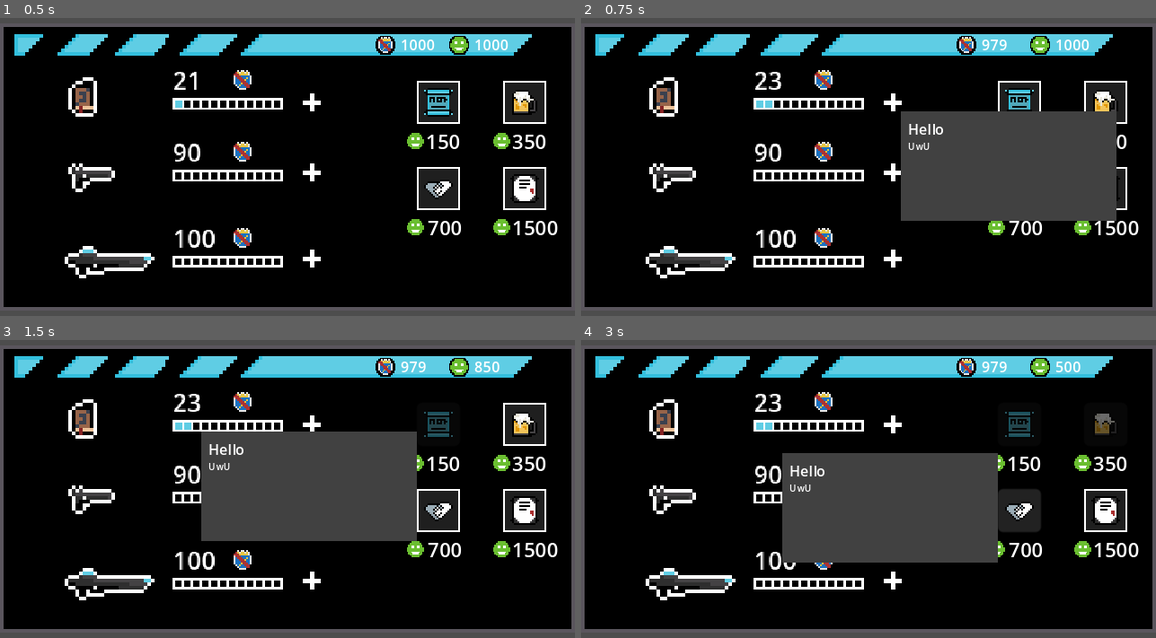
Above: before the commit, frames 1-4 (two rows, left to right).
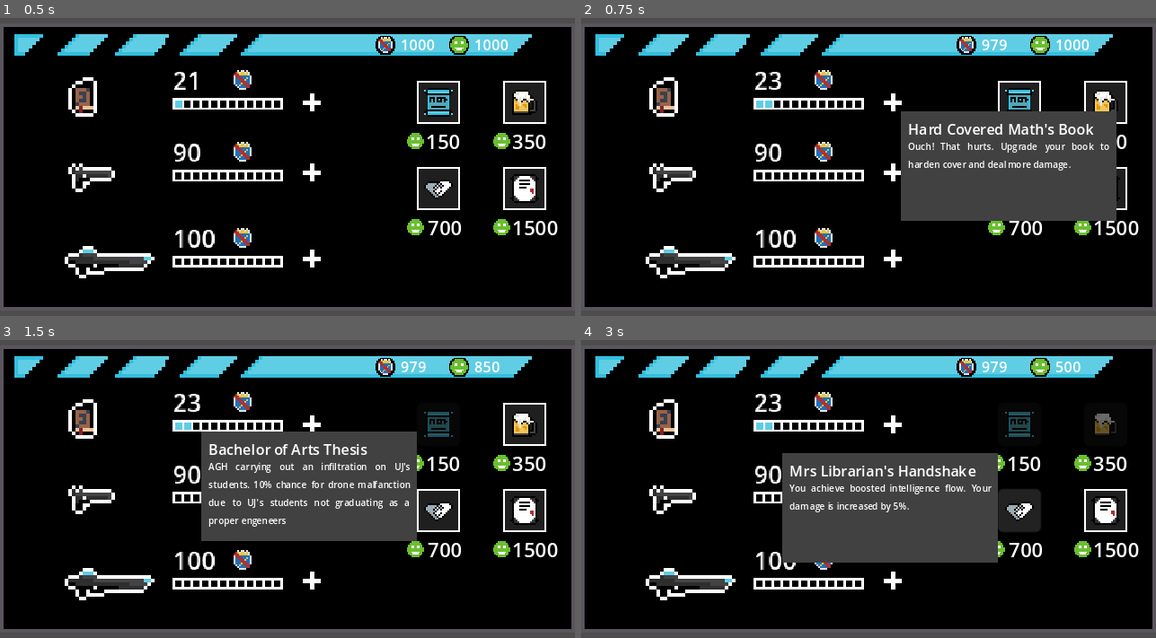
Above: after the commit, the same moments.

Repository: badzianga/SteelworksHiTechGame
Game: Godot game, scene res://Scenes/UI/shop.tscn
Two runs of this game, one before a commit and one after it. Both use one fixed random seed, a clock stepped at 60 frames per second and the inputs below. This scene is started directly instead of the project's main scene.
Inputs (mouse positions are in pixels of both pictures, inside the frame that each line leads up to):
- Up to frame 1 (0.5 s): no input
- Up to frame 2 (0.75 s): click (891, 104) at 0.5 s
- Up to frame 3 (1.5 s): click (437, 423) at 1.25 s
- Up to frame 4 (3 s): click (1104, 423) at 2 s; click (1018, 509) at 2.75 s

Frame 1 is identical in both runs. In frame 2, 1.2% of the frame differs, in the area x 56-92%, y 35-52%; in frame 3, 1.7%, in the area x 36-72%, y 34-63%; in frame 4, 1.3%.

Commit message:
Add - shop popup descriptions

Diff:
--- a/Scenes/UI/popup.tscn
+++ b/Scenes/UI/popup.tscn
@@ -22,7 +22,6 @@
 offset_bottom = 16.0
 theme_override_font_sizes/font_size = 8
 text = "Title"
-horizontal_alignment = 3
 autowrap_mode = 3
 
 [node name="Description" type="Label" parent="."]
--- a/Scenes/UI/shop.gd
+++ b/Scenes/UI/shop.gd
@@ -117,49 +117,49 @@
 
 func _on_btn_1_mouse_entered() -> void:
 	popup1 = PopupScene.instantiate()
-	popup1.set_texts("Hello", "UwU")
+	popup1.set_texts(GameController.weapons["book"]["title"], GameController.weapons["book"]["description"])
 	popup1.position = get_local_mouse_position() + Vector2(4.0, 4.0)
 	add_child(popup1)
 
 
 func _on_btn_2_mouse_entered() -> void:
 	popup2 = PopupScene.instantiate()
-	popup2.set_texts("Hello", "UwU")
+	popup2.set_texts(GameController.weapons["gun"]["title"], GameController.weapons["gun"]["description"])
 	popup2.position = get_local_mouse_position() + Vector2(4.0, 4.0)
 	add_child(popup2)
 
 
 func _on_btn_mouse_3_entered() -> void:
 	popup3 = PopupScene.instantiate()
-	popup3.set_texts("Hello", "UwU")
+	popup3.set_texts(GameController.weapons["laser_gun"]["title"], GameController.weapons["laser_gun"]["description"])
 	popup3.position = get_local_mouse_position() + Vector2(4.0, -56.0)
 	add_child(popup3)
 
 
 func _on_ability_1_mouse_entered() -> void:
 	popup4 = PopupScene.instantiate()
-	popup4.set_texts("Hello", "UwU")
+	popup4.set_texts(GameController.abilities["BAThesis"]["title"], GameController.abilities["BAThesis"]["description"])
 	popup4.position = get_local_mouse_position() + Vector2(-132.0, 4.0)
 	add_child(popup4)
 
 
 func _on_ability_2_mouse_entered() -> void:
 	popup5 = PopupScene.instantiate()
-	popup5.set_texts("Hello", "UwU")
+	popup5.set_texts(GameController.abilities["Beer"]["title"], GameController.abilities["Beer"]["description"])
 	popup5.position = get_local_mouse_position() + Vector2(-132.0, 4.0)
 	add_child(popup5)
 
 
 func _on_ability_3_mouse_entered() -> void:
 	popup6 = PopupScene.instantiate()
-	popup6.set_texts("Hello", "UwU")
+	popup6.set_texts(GameController.abilities["Handshake"]["title"], GameController.abilities["Handshake"]["description"])
 	popup6.position = get_local_mouse_position() + Vector2(-132.0, -32.0)
 	add_child(popup6)
 
 
 func _on_ability_4_mouse_entered() -> void:
 	popup7 = PopupScene.instantiate()
-	popup7.set_texts("Hello", "UwU")
+	popup7.set_texts(GameController.abilities["Contract"]["title"], GameController.abilities["Contract"]["description"])
 	popup7.position = get_local_mouse_position() + Vector2(-132.0, -32.0)
 	add_child(popup7)
 
--- a/Singletons/game_controller.gd
+++ b/Singletons/game_controller.gd
@@ -20,6 +20,9 @@
 		"damage_multiplier": 1.5,
 		"upgrade_cost": 21,
 		"cost_multiplier": 1.1,
+
+		"title": "Hard Covered Math's Book",
+		"description": "Ouch! That hurts. Upgrade your book to harden cover and deal more damage."
 	},
 	"gun": {
 		"acquired": false,
@@ -29,6 +32,9 @@
 		"damage_multiplier": 1.5,
 		"upgrade_cost": 90,
 		"cost_multiplier": 1.2,
+
+		"title": "Grandpa's Glock",
+		"description": "It may be old, but sure deals a lot!"
 	},
 	"laser_gun": {
 		"acquired": false,
@@ -38,6 +44,9 @@
 		"damage_multiplier": 1.5,
 		"upgrade_cost": 100,
 		"cost_multiplier": 1.3,
+
+		"title": "UJ-knowledge-inator",
+		"description": "Shoots with knowledge unbearable by UJ students. It's basic calculus..."
 	}
 }
 
@@ -47,20 +56,32 @@
 		"acquired": false,
 		"cost": 150,
 		"malfunction": 10, # 10%
+
+		"title": "Bachelor of Arts Thesis",
+		"description": "AGH carrying out an infiltration on UJ's students. 10% chance for drone malfanction due to UJ's students not graduating as a proper engeneers"
 	},
 	"Beer": { # Dash
 		"acquired": false,
 		"cost": 350,
+
+		"title": "Beer for Flanki",
+		"description": "Sudennly you gain speed abilities. Use [Space] to dash."
 	},
 	"Handshake": {
 		"acquired": false,
 		"cost": 700,
 		"damage_multiplier": 1.05, # 5%
+
+		"title": "Mrs Librarian's Handshake",
+		"description": "You achieve boosted intelligence flow. Your damage is increased by 5%."
 	},
 	"Contract": {
 		"acquired": false,
 		"cost": 1500,
 		"reload_multiplier": 0.9, # 10% faster
+
+		"title": "Employment Contract",
+		"description": "You gain confidence boost due to stable work and income as a student. 10% faster reloading"
 	},
 }
 
